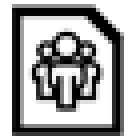
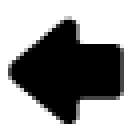
Layered file, before and after one edit (140x140). Changes by layer:
added layer "back" above "folder" over [left=8, top=16, right=124, bottom=124]
hid "Employee" over [left=12, top=4, right=124, bottom=136]
